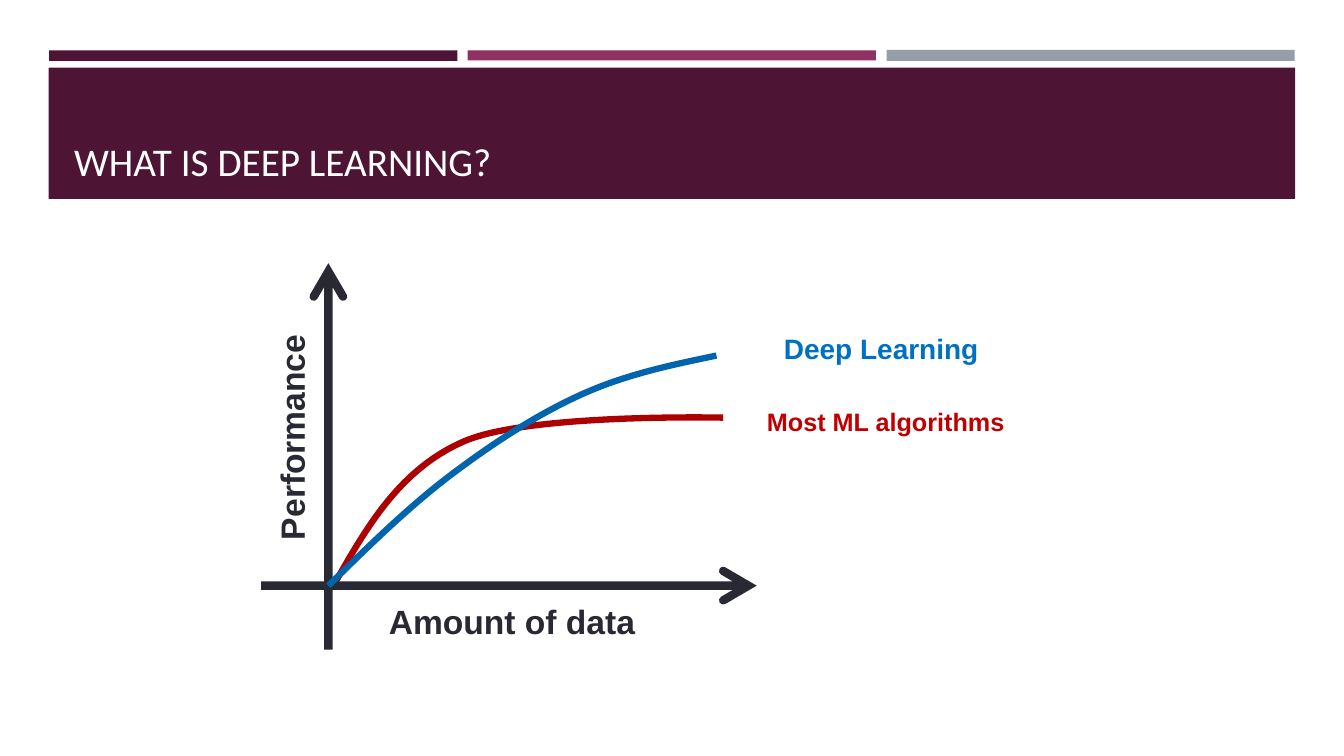
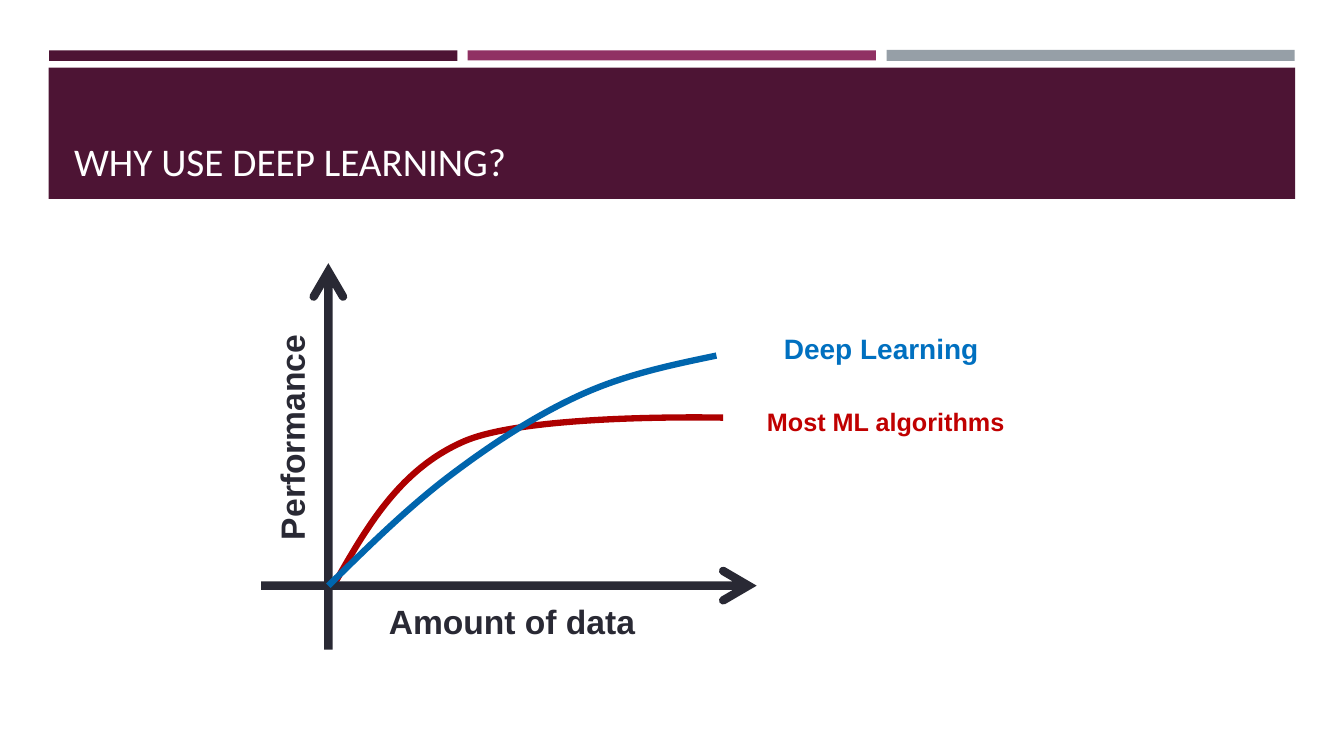
Before and after one commit to akashlevy/Deep-Learn-Oil, a slide deck: slide 15 of presentations/TRiCAM QRI Introductory Presentation.pptx (slide 4 before the commit). Drawn at 1344x756 pixels with LibreOffice and Linux fonts; fonts in the diff are those of the drawing. Boxes give left, top, right and bottom in pixels: in the first picture for what was removed or moved away, otherwise in the second. Text is boxed around its words. In the diff, an @@ line names an element or a change of style, - is before the commit and + after.

```diff
--- a/presentations/TRiCAM QRI Introductory Presentation.pptx
+++ b/presentations/TRiCAM QRI Introductory Presentation.pptx
@@ title at [74, 149, 506, 177]: text changed @@
-WHAT IS DEEP LEARNING?
+WHY USE DEEP LEARNING?
```
Also in this commit, not shown: 5 other slides changed, 12 slides added, 1 slide removed.
